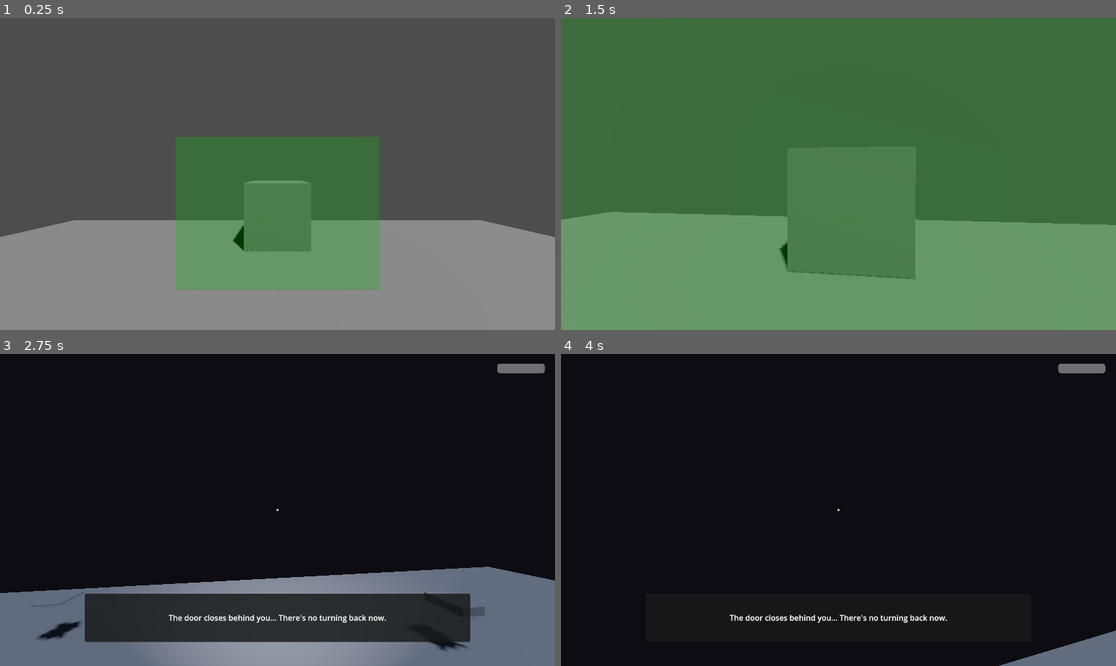
Above: before the commit, frames 1-4 (two rows, left to right).
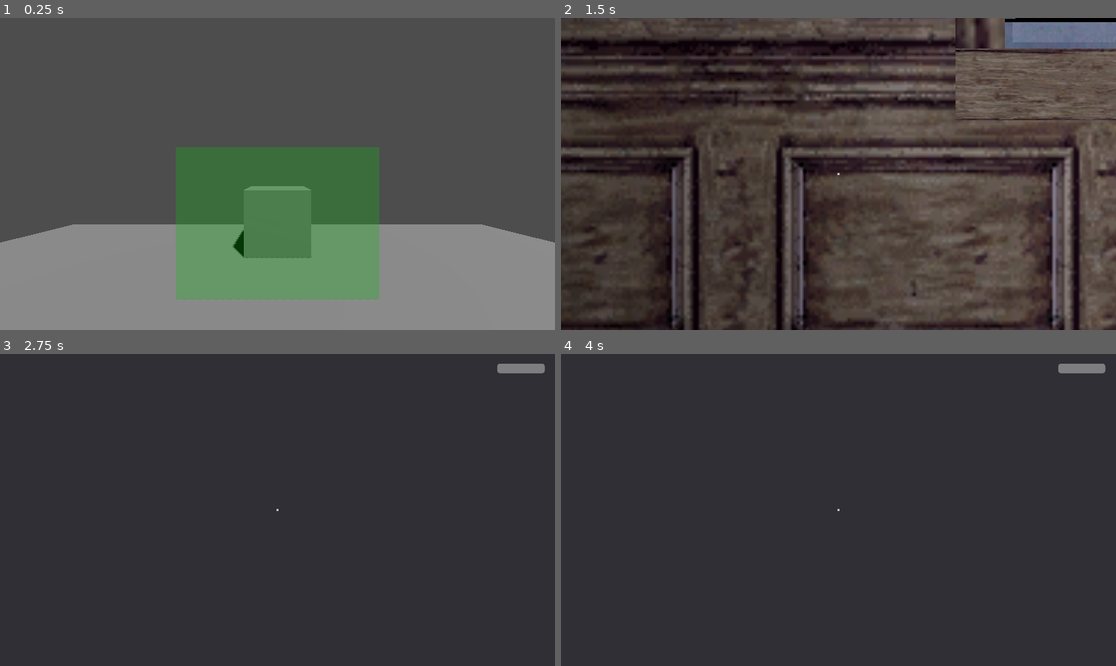
Above: after the commit, the same moments.

Repository: conorn09/Feargame
Game: Godot game, scene res://scenes/test_environment.tscn
Same seed, same stepped clock (60 frames per second), same inputs: the game is played once before the commit and once after it.
Inputs (mouse positions are in pixels of both pictures, inside the frame that each line leads up to):
- Up to frame 1 (0.25 s): no input
- Up to frame 2 (1.5 s): move the mouse to (866, 174) at 0.52 s; hold E (interact) 0.53-1.28 s; hold W (move_forward) from 0.53 s (still down); move the mouse to (810, 174) at 1.27 s; tap E (interact) at 1.35 s
- Up to frame 3 (2.75 s): keep holding W (move_forward); move the mouse to (288, 503) at 2.02 s; hold E (interact) from 2.03 s (still down); tap F (toggle_flashlight) at 2.1 s
- Up to frame 4 (4 s): keep holding W (move_forward); move the mouse to (832, 516) at 2.77 s; release E (interact) at 2.78 s; tap E (interact) at 2.85 s; move the mouse to (877, 513) at 3.52 s; hold E (interact) from 3.53 s (still down)

The runs differ from the first frame. In frame 1, 4.2% of the frame differs, in the area x 0-100%, y 38-91%; in frame 2, 100%, in the area x 0-100%, y 0-100%; in frame 3, 90%; in frame 4, 100%.

Commit message:
houseinterior

Diff:
--- a/scenes/environments/house_interior.tscn
+++ b/scenes/environments/house_interior.tscn
@@ -1,34 +1,24 @@
-[gd_scene load_steps=16 format=3 uid="uid://c8j3k4m5n6o7p8q9"]
+[gd_scene format=3 uid="uid://b8a6ams8ho6ni"]
 
-[ext_resource type="Script" path="res://scripts/scene/spawn_point.gd" id="1_spawn"]
+[ext_resource type="Script" uid="uid://bthry5nw8llyb" path="res://scripts/scene/spawn_point.gd" id="1_spawn"]
 [ext_resource type="PackedScene" uid="uid://b8qxvj7k3m5yw" path="res://scenes/player/player.tscn" id="2_player"]
-[ext_resource type="PackedScene" uid="uid://door_001" path="res://scenes/interactables/door.tscn" id="3_door"]
-[ext_resource type="PackedScene" uid="uid://key_item_001" path="res://scenes/interactables/key_item.tscn" id="4_key"]
-[ext_resource type="PackedScene" uid="uid://note_001" path="res://scenes/interactables/note.tscn" id="5_note"]
-[ext_resource type="Script" path="res://scripts/narrative/story_trigger.gd" id="6_story_trigger"]
-[ext_resource type="Resource" uid="uid://entrance_dialogue" path="res://resources/dialogue/entrance_dialogue.tres" id="7_entrance_dialogue"]
-[ext_resource type="Resource" uid="uid://found_key_area_dialogue" path="res://resources/dialogue/found_key_area_dialogue.tres" id="8_found_key_dialogue"]
-[ext_resource type="PackedScene" uid="uid://narrative_display_ui" path="res://scenes/ui/narrative_display.tscn" id="9_narrative_ui"]
-[ext_resource type="PackedScene" uid="uid://ui_manager_main" path="res://scenes/ui/ui_manager.tscn" id="10_ui_manager"]
-
-[sub_resource type="BoxShape3D" id="BoxShape3D_floor"]
-size = Vector3(16, 1, 12)
-
-[sub_resource type="BoxShape3D" id="BoxShape3D_entrance_trigger"]
-size = Vector3(4, 3, 2)
-
-[sub_resource type="BoxShape3D" id="BoxShape3D_key_area_trigger"]
-size = Vector3(3, 3, 3)
-
-[sub_resource type="BoxMesh" id="BoxMesh_floor"]
-size = Vector3(16, 1, 12)
+[ext_resource type="PackedScene" path="res://scenes/interactables/door.tscn" id="3_door"]
+[ext_resource type="PackedScene" path="res://scenes/interactables/key_item.tscn" id="4_key"]
+[ext_resource type="PackedScene" path="res://scenes/interactables/note.tscn" id="5_note"]
+[ext_resource type="Script" uid="uid://c0ntxuanv3lau" path="res://scripts/narrative/story_trigger.gd" id="6_story_trigger"]
+[ext_resource type="Resource" path="res://resources/dialogue/entrance_dialogue.tres" id="7_entrance_dialogue"]
+[ext_resource type="Script" uid="uid://wa1amx1h8s28" path="res://scripts/narrative/dialogue_entry.gd" id="8_du72j"]
+[ext_resource type="Resource" path="res://resources/dialogue/found_key_area_dialogue.tres" id="8_found_key_dialogue"]
+[ext_resource type="PackedScene" path="res://scenes/ui/narrative_display.tscn" id="9_narrative_ui"]
+[ext_resource type="PackedScene" path="res://scenes/ui/ui_manager.tscn" id="10_ui_manager"]
+[ext_resource type="PackedScene" uid="uid://t46lomch1tsp" path="res://assets/house_interior/scene.gltf" id="11_house_model"]
 
 [sub_resource type="Environment" id="Environment_1"]
 background_mode = 1
-background_color = Color(0.1, 0.1, 0.12, 1)
+background_color = Color(0.2, 0.2, 0.22, 1)
 ambient_light_source = 2
-ambient_light_color = Color(0.3, 0.35, 0.4, 1)
-ambient_light_energy = 0.5
+ambient_light_color = Color(0.8, 0.8, 0.85, 1)
+ambient_light_energy = 1.2
 tonemap_mode = 2
 ssao_enabled = true
 ssao_radius = 2.0
@@ -42,68 +32,82 @@
 adjustment_contrast = 1.1
 adjustment_saturation = 0.8
 
-[node name="HouseInterior" type="Node3D"]
+[sub_resource type="BoxShape3D" id="BoxShape3D_floor"]
+size = Vector3(100, 0.2, 100)
 
-[node name="WorldEnvironment" type="WorldEnvironment" parent="."]
+[sub_resource type="BoxMesh" id="BoxMesh_floor"]
+size = Vector3(16, 1, 12)
+
+[sub_resource type="BoxShape3D" id="BoxShape3D_entrance_trigger"]
+size = Vector3(4, 3, 2)
+
+[sub_resource type="BoxShape3D" id="BoxShape3D_key_area_trigger"]
+size = Vector3(3, 3, 3)
+
+[node name="HouseInterior" type="Node3D" unique_id=121673444]
+
+[node name="Sketchfab_Scene" parent="." unique_id=1280607506 instance=ExtResource("11_house_model")]
+transform = Transform3D(0.1, 0, 0, 0, 0.1, 0, 0, 0, 0.1, 3.7224789, 2.5284023, -9.507162)
+
+[node name="WorldEnvironment" type="WorldEnvironment" parent="." unique_id=356760250]
 environment = SubResource("Environment_1")
 
-[node name="DirectionalLight3D" type="DirectionalLight3D" parent="."]
+[node name="DirectionalLight3D" type="DirectionalLight3D" parent="." unique_id=1824006397]
 transform = Transform3D(0.866025, -0.433013, 0.25, 0, 0.5, 0.866025, -0.5, -0.75, 0.433013, 0, 5, 0)
-light_energy = 0.3
-light_color = Color(0.8, 0.85, 1, 1)
+light_energy = 1.5
 shadow_enabled = true
 
-[node name="Floor" type="StaticBody3D" parent="."]
+[node name="Floor" type="StaticBody3D" parent="." unique_id=116471398]
+transform = Transform3D(1, 0, 0, 0, 1, 0, 0, 0, 1, 0, 3.5, 0)
+visible = false
 
-[node name="CollisionShape3D" type="CollisionShape3D" parent="Floor"]
-transform = Transform3D(1, 0, 0, 0, 1, 0, 0, 0, 1, 0, -0.5, 0)
+[node name="CollisionShape3D" type="CollisionShape3D" parent="Floor" unique_id=1155241521]
+transform = Transform3D(1, 0, 0, 0, 1, 0, 0, 0, 1, 0, 0, 0)
 shape = SubResource("BoxShape3D_floor")
 
-[node name="MeshInstance3D" type="MeshInstance3D" parent="Floor"]
+[node name="MeshInstance3D" type="MeshInstance3D" parent="Floor" unique_id=687196096]
 transform = Transform3D(1, 0, 0, 0, 1, 0, 0, 0, 1, 0, -0.5, 0)
+visible = false
 mesh = SubResource("BoxMesh_floor")
 
-[node name="Player" parent="." instance=ExtResource("2_player")]
-transform = Transform3D(1, 0, 0, 0, 1, 0, 0, 0, 1, 0, 1, 2)
+[node name="Player" parent="." unique_id=342845547 instance=ExtResource("2_player")]
+transform = Transform3D(1, 0, 0, 0, 1, 0, 0, 0, 1, 0, 4.5, 0)
 
-[node name="SpawnPoint" type="Marker3D" parent="."]
-transform = Transform3D(1, 0, 0, 0, 1, 0, 0, 0, 1, 0, 0, 2)
+[node name="SpawnPoint" type="Marker3D" parent="." unique_id=503803530]
+transform = Transform3D(1, 0, 0, 0, 1, 0, 0, 0, 1, 0, 4.5, 0)
 script = ExtResource("1_spawn")
-spawn_id = "default"
 
-[node name="Door" parent="." instance=ExtResource("3_door")]
+[node name="Door" parent="." unique_id=1103758424 instance=ExtResource("3_door")]
 transform = Transform3D(1, 0, 0, 0, 1, 0, 0, 0, 1, -7, 1.5, 0)
 
-[node name="KeyItem" parent="." instance=ExtResource("4_key")]
+[node name="KeyItem" parent="." unique_id=619703827 instance=ExtResource("4_key")]
 transform = Transform3D(1, 0, 0, 0, 1, 0, 0, 0, 1, 3, 0.5, -3)
 
-[node name="Note" parent="." instance=ExtResource("5_note")]
+[node name="Note" parent="." unique_id=1328535176 instance=ExtResource("5_note")]
 transform = Transform3D(1, 0, 0, 0, 1, 0, 0, 0, 1, -2, 0.5, -4)
 
-[node name="EntranceTrigger" type="Area3D" parent="."]
+[node name="EntranceTrigger" type="Area3D" parent="." unique_id=306575645]
 transform = Transform3D(1, 0, 0, 0, 1, 0, 0, 0, 1, 0, 1, 2)
 script = ExtResource("6_story_trigger")
 trigger_id = "entered_house"
 sets_flags = {
 "house_entered": true
 }
-dialogue = Array[ExtResource("7_entrance_dialogue")]([ExtResource("7_entrance_dialogue")])
-one_time = true
+dialogue = Array[ExtResource("8_du72j")]([ExtResource("7_entrance_dialogue")])
 
-[node name="CollisionShape3D" type="CollisionShape3D" parent="EntranceTrigger"]
+[node name="CollisionShape3D" type="CollisionShape3D" parent="EntranceTrigger" unique_id=1914291175]
 shape = SubResource("BoxShape3D_entrance_trigger")
 
-[node name="KeyAreaTrigger" type="Area3D" parent="."]
+[node name="KeyAreaTrigger" type="Area3D" parent="." unique_id=934906557]
 transform = Transform3D(1, 0, 0, 0, 1, 0, 0, 0, 1, 3, 1, -3)
 script = ExtResource("6_story_trigger")
 trigger_id = "found_key_area"
 required_flags = Array[String](["house_entered"])
-dialogue = Array[ExtResource("8_found_key_dialogue")]([ExtResource("8_found_key_dialogue")])
-one_time = true
+dialogue = Array[ExtResource("8_du72j")]([ExtResource("8_found_key_dialogue")])
 
-[node name="CollisionShape3D" type="CollisionShape3D" parent="KeyAreaTrigger"]
+[node name="CollisionShape3D" type="CollisionShape3D" parent="KeyAreaTrigger" unique_id=1252581033]
 shape = SubResource("BoxShape3D_key_area_trigger")
 
-[node name="NarrativeDisplay" parent="." instance=ExtResource("9_narrative_ui")]
+[node name="NarrativeDisplay" parent="." unique_id=2069580159 instance=ExtResource("9_narrative_ui")]
 
-[node name="UIManager" parent="." instance=ExtResource("10_ui_manager")]
+[node name="UIManager" parent="." unique_id=1405193289 instance=ExtResource("10_ui_manager")]
--- a/scenes/player/player.tscn
+++ b/scenes/player/player.tscn
@@ -15,7 +15,7 @@
 shape = SubResource("CapsuleShape3D_1")
 
 [node name="Camera3D" type="Camera3D" parent="."]
-transform = Transform3D(1, 0, 0, 0, 1, 0, 0, 0, 1, 0, 1.6, 0)
+transform = Transform3D(1, 0, 0, 0, 1, 0, 0, 0, 1, 0, 1.8, 0)
 
 [node name="RayCast3D" type="RayCast3D" parent="Camera3D"]
 target_position = Vector3(0, 0, -2.5)
--- a/scripts/player/player_controller.gd
+++ b/scripts/player/player_controller.gd
@@ -1,7 +1,7 @@
 extends CharacterBody3D
 
 # Movement properties
-@export var walk_speed: float = 3.0
+@export var walk_speed: float = 5.0
 @export var mouse_sensitivity: float = 0.002
 @export var camera_pitch_limit: float = 80.0  # degrees
 
Not shown, added: assets/house_interior/license.txt
Binary file added: assets/house_interior/scene.bin
Not shown, added: assets/house_interior/scene.gltf
Not shown, added: assets/house_interior/scene.gltf.import
Binary file added: assets/house_interior/textures/auto_101_baseColor.png
Not shown, added: assets/house_interior/textures/auto_101_baseColor.png.import
Binary file added: assets/house_interior/textures/auto_105_baseColor.png
Not shown, added: assets/house_interior/textures/auto_105_baseColor.png.import
Binary file added: assets/house_interior/textures/auto_107_baseColor.png
Not shown, added: assets/house_interior/textures/auto_107_baseColor.png.import
Binary file added: assets/house_interior/textures/auto_109_baseColor.png
Not shown, added: assets/house_interior/textures/auto_109_baseColor.png.import
(and 205 more such lines)
